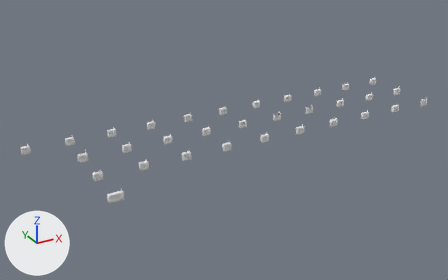
Two versions of the FBX model Assets/Art/Models/Items/Functional/Generic/PDAs.fbx, one commit apart.
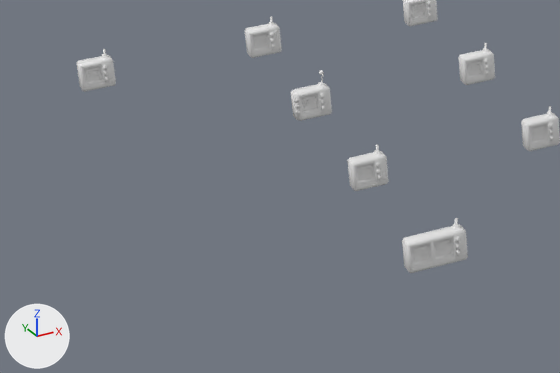
Each version is shown whole from a camera (50 mm lens) standing at (-7.22, -12.12, 6.01) and looking at (-0.7, -0.26, 0.08), then close up on the part from 0% to 33% of the width and 47% to 82% of the height. The axes (+X, +Y, +Z) are drawn at lower left. The lights are the same throughout. Materials are left out; every surface is plain grey.

Script lines for the objects in view, before the commit:
```python
me_cylinder = bpy.data.meshes.new('Cylinder')
me_cylinder.from_pydata(...)  # 164 vertices, 113 faces; spans x -0.122..0.076, y -0.044..0.063, z -0.096..0.141
me_cylinder.materials.append(mat_palette05)
me_cylinder_006 = bpy.data.meshes.new('Cylinder.006')
me_cylinder_006.from_pydata(...)  # 216 vertices, 143 faces; spans x -0.25..0.067, y -0.054..0.054, z -0.096..0.141
me_cylinder_006.materials.append(mat_palette05)
me_cylinder_014 = bpy.data.meshes.new('Cylinder.014')
me_cylinder_014.from_pydata(...)  # 164 vertices, 113 faces; spans x -0.122..0.076, y -0.044..0.063, z -0.096..0.141
me_cylinder_014.materials.append(mat_palette05)
ob_pda_chef = bpy.data.objects.new('PDA.Chef', me_cylinder_014)
ob_pda_chef.location = (-3.0, 0.0, 0.263)
ob_pda_librarian = bpy.data.objects.new('PDA.Librarian', me_cylinder_006)
ob_pda_librarian.location = (-3.91, -1.99, 0.263)
ob_pda_standard = bpy.data.objects.new('PDA.Standard', me_cylinder)
ob_pda_standard.location = (-5.0, 1.0, 0.263)
# also in view: 'PDA.Chaplain' at (-4.02, 1.01, 0.29); 'PDA.Clown' at (-4.03, 0.01, 0.3); 'PDA.Bartender' at (-3.02, 1.01, 0.29); 'PDA.Atmos' at (-4.02, -0.99, 0.29); 'PDA.Chemistry' at (-3.02, -0.99, 0.29)
```
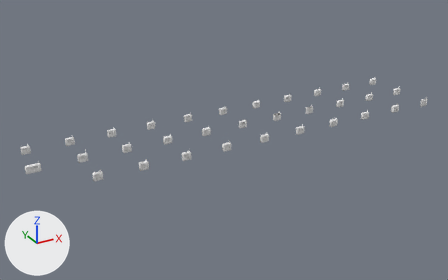
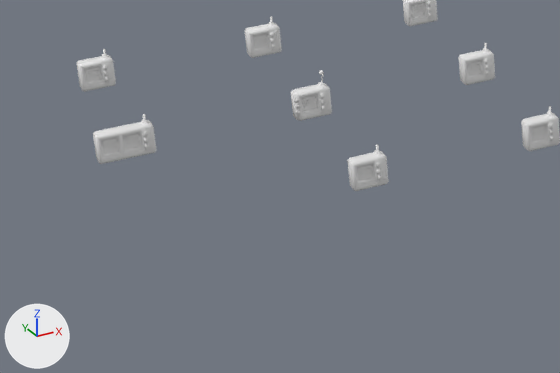
Where the newer file only moved an object's origin or applied its transform, the numbers keep the older frame.

What differs and where, as boxes [x1, y1, x2, y2] in the close-ups (560 x 373 px):
'PDA.Librarian', mesh moved: before [402, 218, 468, 273]; after [93, 114, 157, 164]

The change, as a list of edits to the scene's bpy script:
```text
Change me_cylinder_006:
    where me_cylinder_006.from_pydata(...)  # 216 vertices, 143 faces; spans x -0.25..0.067, y -0.054..0.054, z -0.096..0.141
    used by ob_pda_librarian; location = (-3.91, -1.99, 0.263)
    me_cylinder_006 part 1: the whole mesh is moved by (-1.09, 1.99, 0.0)
```
